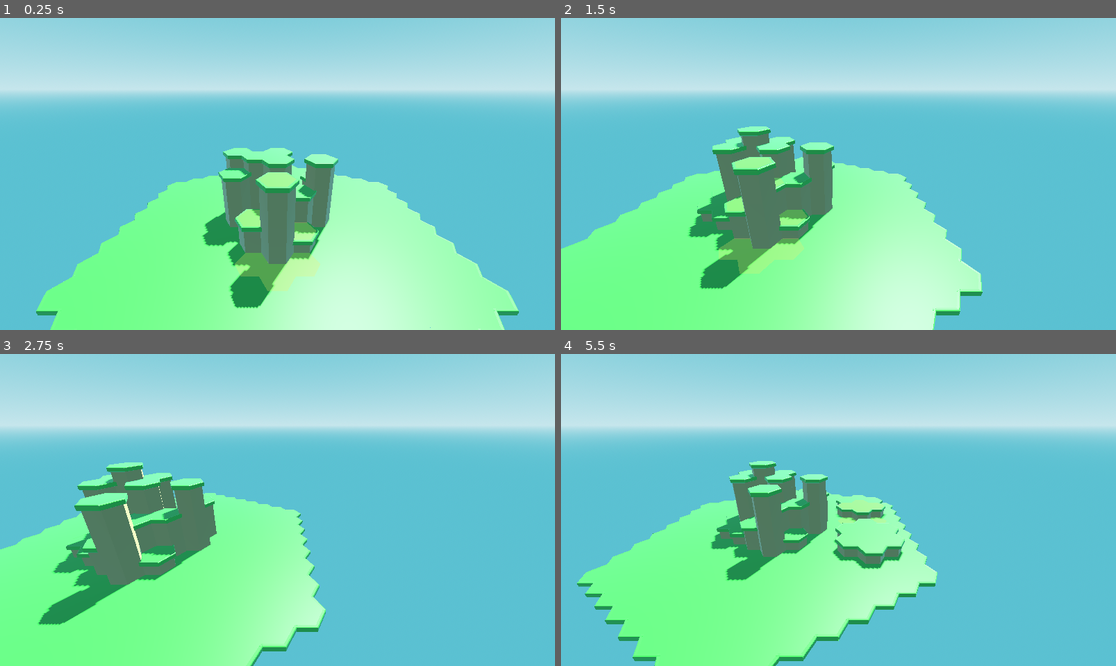
Above: before the commit, frames 1-4 (two rows, left to right).
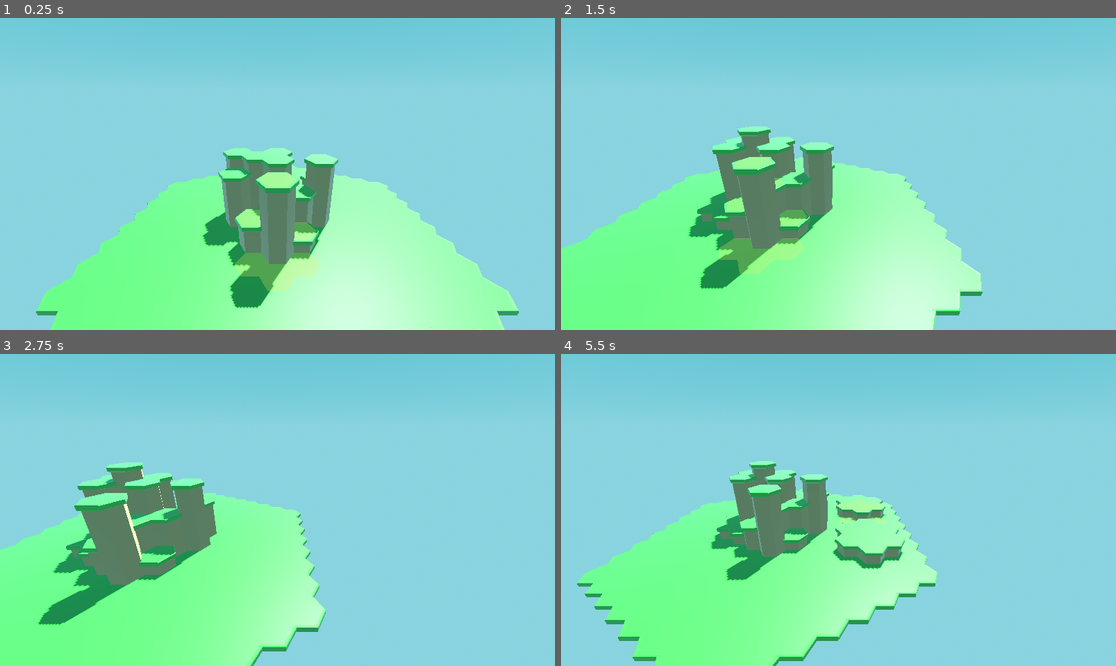
Above: after the commit, the same moments.

Repository: sixthkind/hexagon-godot
Game: Godot game, scene res://scene.tscn
Two runs of this game, one before a commit and one after it. Both use one fixed random seed, a clock stepped at 60 frames per second and the inputs below.
Inputs (mouse positions are in pixels of both pictures, inside the frame that each line leads up to):
- Up to frame 1 (0.25 s): no input
- Up to frame 2 (1.5 s): tap Enter at 0.5 s; move the mouse to (960, 158) at 0.52 s; hold D 0.53-1.25 s; tap Q at 0.6 s; click (960, 158) at 0.67 s; drag from (727, 189) to (810, 236) at 1.27 s
- Up to frame 3 (2.75 s): tap Space at 2 s; move the mouse to (333, 441) at 2.02 s; hold D from 2.03 s (still down); tap Shift at 2.1 s
- Up to frame 4 (5.5 s): release D at 2.75 s; drag from (810, 572) to (672, 463) at 2.77 s; tap Enter at 3.5 s; move the mouse to (1005, 556) at 3.52 s; hold A 3.53-4.25 s; tap Q at 3.6 s; drag from (672, 463) to (755, 432) at 4.27 s; tap Space at 5 s; move the mouse to (866, 510) at 5.02 s; hold S from 5.03 s (still down); tap Shift at 5.1 s; click (866, 510) at 5.17 s

The runs differ from the first frame. In frame 1, 63% of the frame differs, in the area x 0-100%, y 0-100%; in frame 2, 62%; in frame 3, 67%; in frame 4, 70%.

Commit message:
Change sky colour

Diff:
--- a/scene.tscn
+++ b/scene.tscn
@@ -12,9 +12,9 @@
 
 [sub_resource type="ProceduralSkyMaterial" id="ProceduralSkyMaterial_2c7br"]
 sky_top_color = Color(0.282353, 0.619608, 0.698039, 1)
-sky_horizon_color = Color(0.641176, 0.809804, 0.84902, 1)
-ground_bottom_color = Color(0.282353, 0.619608, 0.698039, 1)
-ground_horizon_color = Color(0.641176, 0.809804, 0.84902, 1)
+sky_horizon_color = Color(0.415686, 0.705882, 0.768627, 1)
+ground_bottom_color = Color(0.415686, 0.705882, 0.768627, 1)
+ground_horizon_color = Color(0.415686, 0.705882, 0.768627, 1)
 
 [sub_resource type="Sky" id="Sky_p5ha5"]
 sky_material = SubResource("ProceduralSkyMaterial_2c7br")
@@ -77,6 +77,6 @@
 [node name="Highlight" type="Node3D" parent="World"]
 
 [node name="water2" type="MeshInstance3D" parent="World"]
-transform = Transform3D(10, 0, 0, 0, 10, 0, 0, 0, 10, 0, 2, 0)
+transform = Transform3D(100, 0, 0, 0, 100, 0, 0, 0, 100, 0, 2, 0)
 material_override = ExtResource("8_hs4hb")
 mesh = SubResource("PlaneMesh_3kst5")
